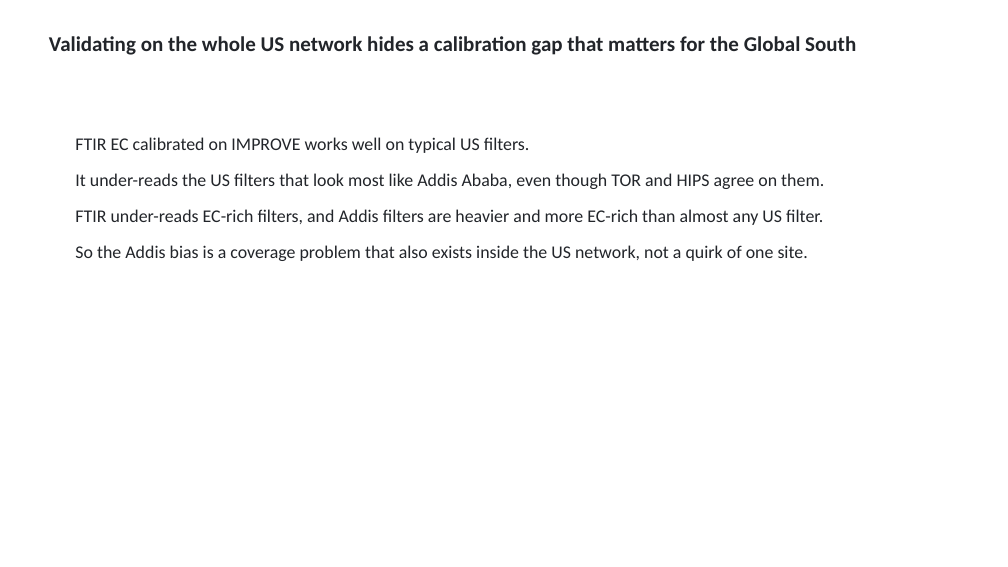
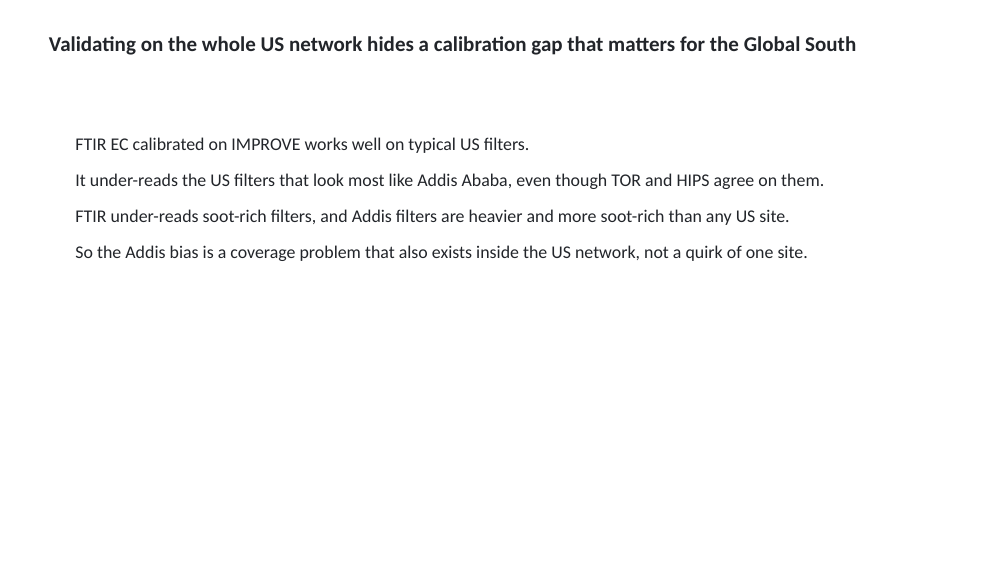
Before and after one commit to ahzs645/aethmodular, a slide deck: slide 9 of deliverables/aaar_poster_2026/aaar_practice_2026-10-15.pptx. Drawn at 1008x567 pixels with LibreOffice and Linux fonts; fonts in the diff are those of the drawing. Boxes give left, top, right and bottom in pixels: in the first picture for what was removed or moved away, otherwise in the second. Text is boxed around its words. In the diff, an @@ line names an element or a change of style, - is before the commit and + after.

```diff
--- a/deliverables/aaar_poster_2026/aaar_practice_2026-10-15.pptx
+++ b/deliverables/aaar_poster_2026/aaar_practice_2026-10-15.pptx
@@ text at [75, 209, 789, 225]: text changed @@
-FTIR under-reads EC-rich filters, and Addis filters are heavier and more EC-rich than almost any US filter.
+FTIR under-reads soot-rich filters, and Addis filters are heavier and more soot-rich than any US site.
```
Also in this commit, not shown: 2 other slides changed, 9 other files.
